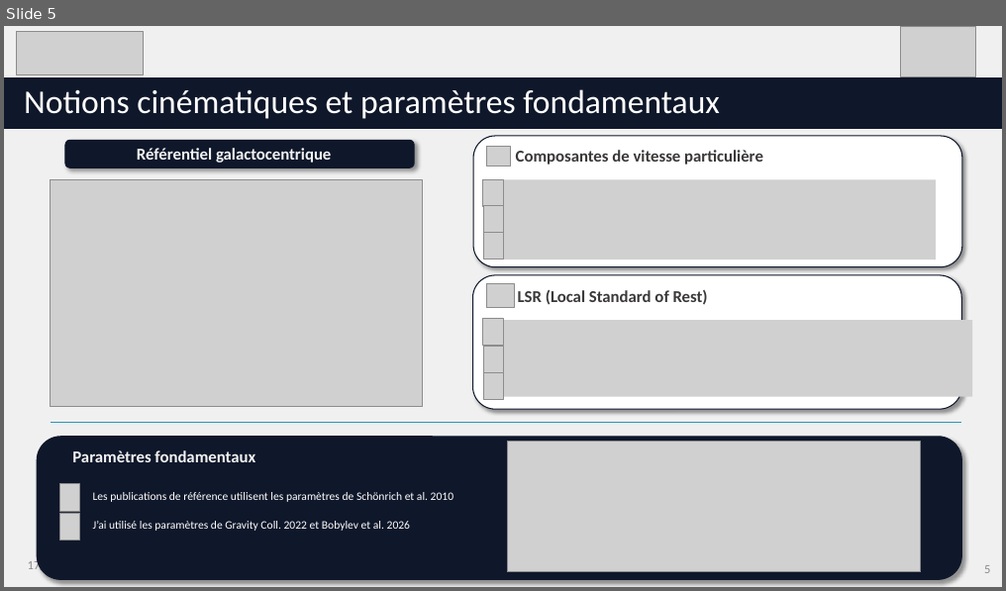
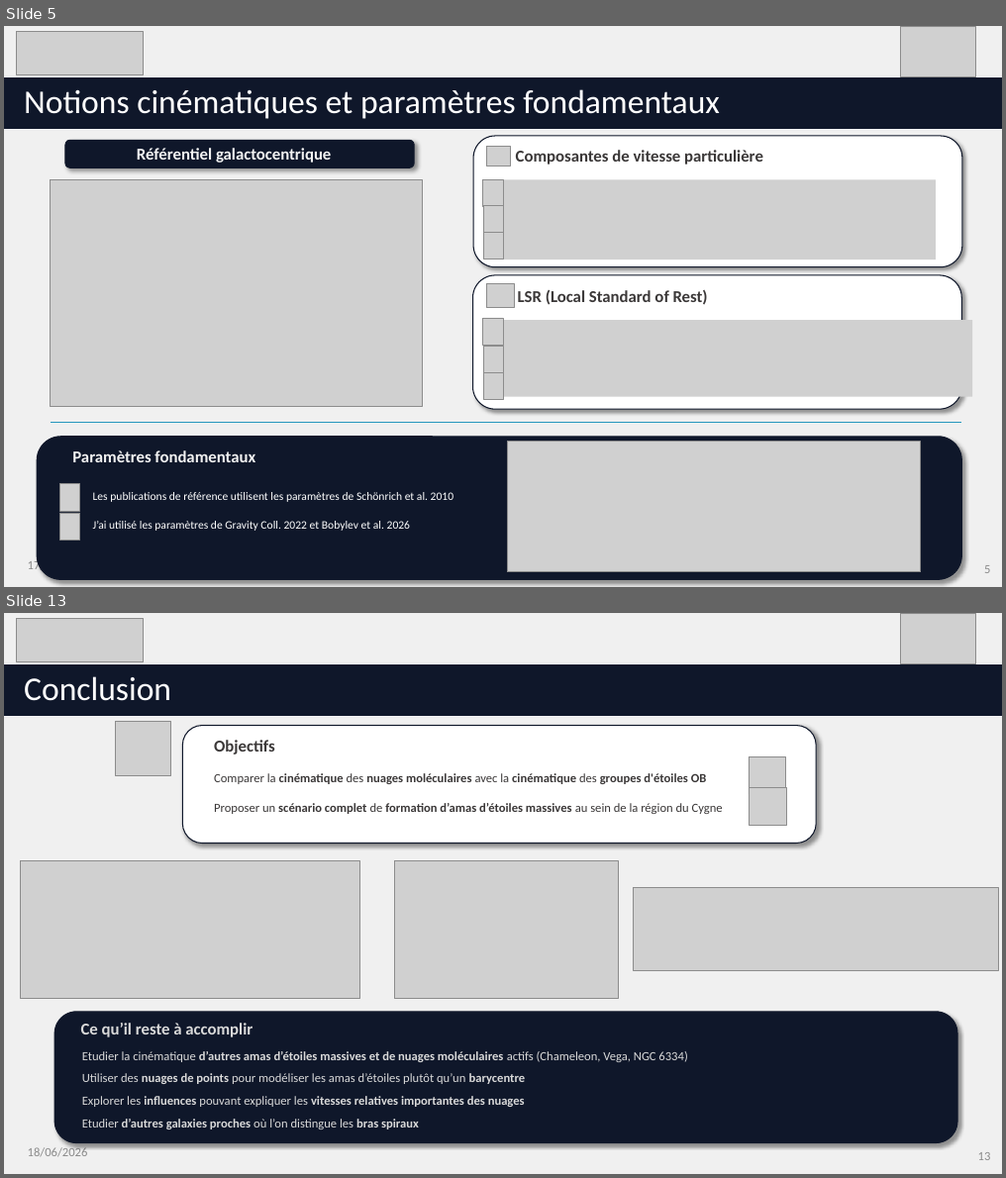
Before and after one commit to KyuriTaima/CygnusDynamics, a slide deck: Présentation/Point equipe FEMIS-SDLC.pptx. Shown one above the other, each under a label of ours: slide 5 before the commit, slides 5 and 13 after it; the slides between them are not shown. The pictures are 1006x591 and 1006x1178 pixels, drawn with LibreOffice and Linux fonts; fonts in the diff are those of the drawing; grey boxes stand for pictures. Boxes give left, top, right and bottom in pixels: in the first picture for what was removed or moved away, otherwise in the second. Text is boxed around its words. In the diff, an @@ line names an element or a change of style, - is before the commit and + after.

```diff
--- a/Présentation/Point equipe FEMIS-SDLC.pptx
+++ b/Présentation/Point equipe FEMIS-SDLC.pptx
@@ slide 13 added at box(4, 613, 1002, 1174), background #D9D9D9 at 39% opacity @@
@@ picture added at box(17, 618, 144, 663) @@
@@ picture added at box(900, 613, 976, 664) @@
@@ rectangle added at box(4, 663, 1002, 716), fill #0F172A, outline #FFFFFF 1 pt @@
@@ title added at box(24, 676, 171, 701), 32 pt, text #FFFFFF @@
+Conclusion
@@ picture added at box(116, 721, 170, 775) @@
@@ rounded rectangle added at box(183, 725, 816, 843), fill #FFFFFF, outline #0F172A 1 pt @@
@@ text added at box(214, 740, 275, 755), 16 pt, text #3B3838, bold @@
+Objectifs
@@ picture added at box(748, 757, 786, 794) @@
@@ text added at box(214, 773, 723, 814), 12 pt, text #3B3838, bold @@
+Comparer la cinématique des nuages moléculaires avec la cinématique des groupes d'étoiles OB
+Proposer un scénario complet de formation d’amas d’étoiles massives au sein de la région du Cygne
@@ picture added at box(749, 788, 787, 826) @@
@@ picture added at box(20, 861, 358, 998) @@
@@ picture added at box(395, 861, 619, 998) @@
@@ picture added at box(634, 888, 998, 970) @@
@@ rounded rectangle added at box(54, 1012, 957, 1144), fill #0F172A, outline #0F172A 1 pt @@
@@ text added at box(81, 1023, 252, 1038), 16 pt, text #D9D9D9, bold @@
+Ce qu’il reste à accomplir
@@ text added at box(82, 1052, 687, 1130), 12 pt, text #D9D9D9 @@
+Etudier la cinématique d’autres amas d’étoiles massives et de nuages moléculaires actifs (Chameleon, Vega, NGC 6334)
+Utiliser des nuages de points pour modéliser les amas d’étoiles plutôt qu’un barycentre
+Explorer les influences pouvant expliquer les vitesses relatives importantes des nuages
+Etudier d’autres galaxies proches où l’on distingue les bras spiraux
@@ text added at box(28, 1146, 88, 1157), 12 pt, text #8C8C8C @@
+18/06/2026
@@ page number added at box(978, 1153, 991, 1160), 12 pt, text #8C8C8C @@
+13
```
Also in this commit, not shown: 2 slides changed, 6 other slides added, 2 slides removed, 5 other files.
